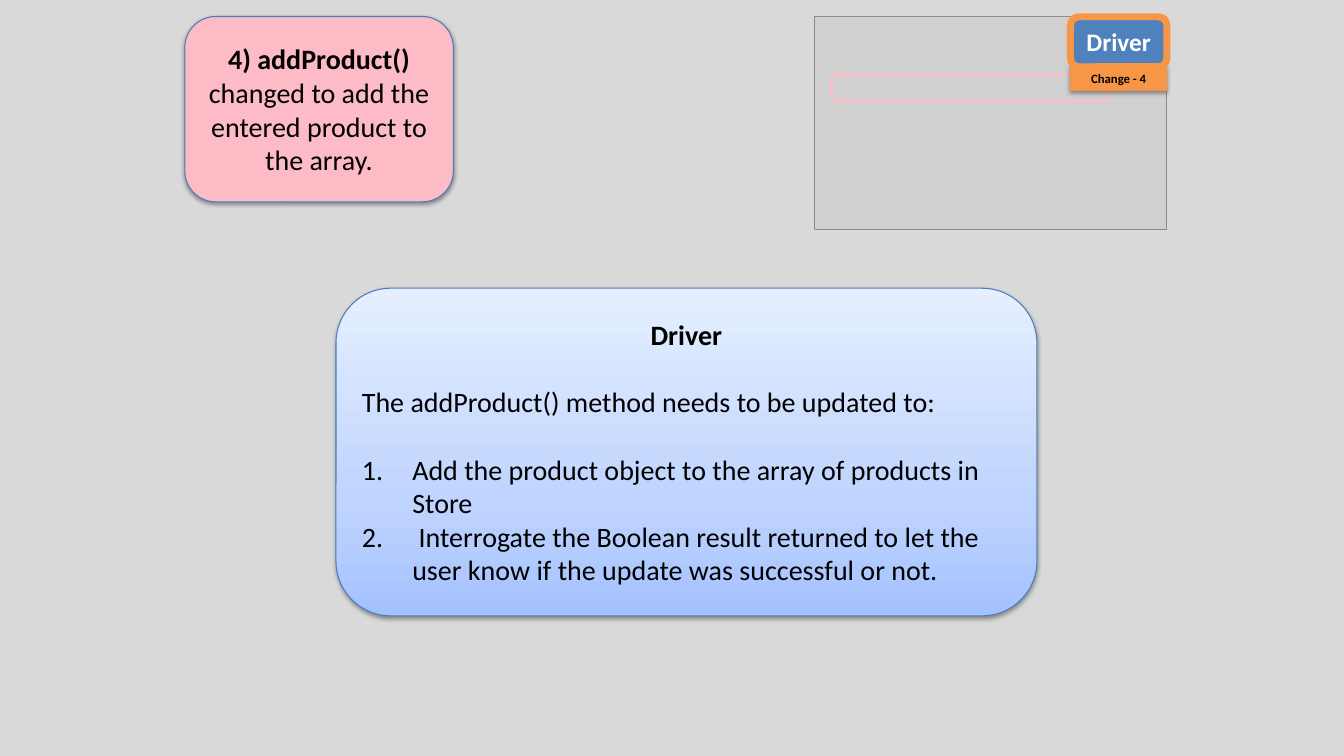
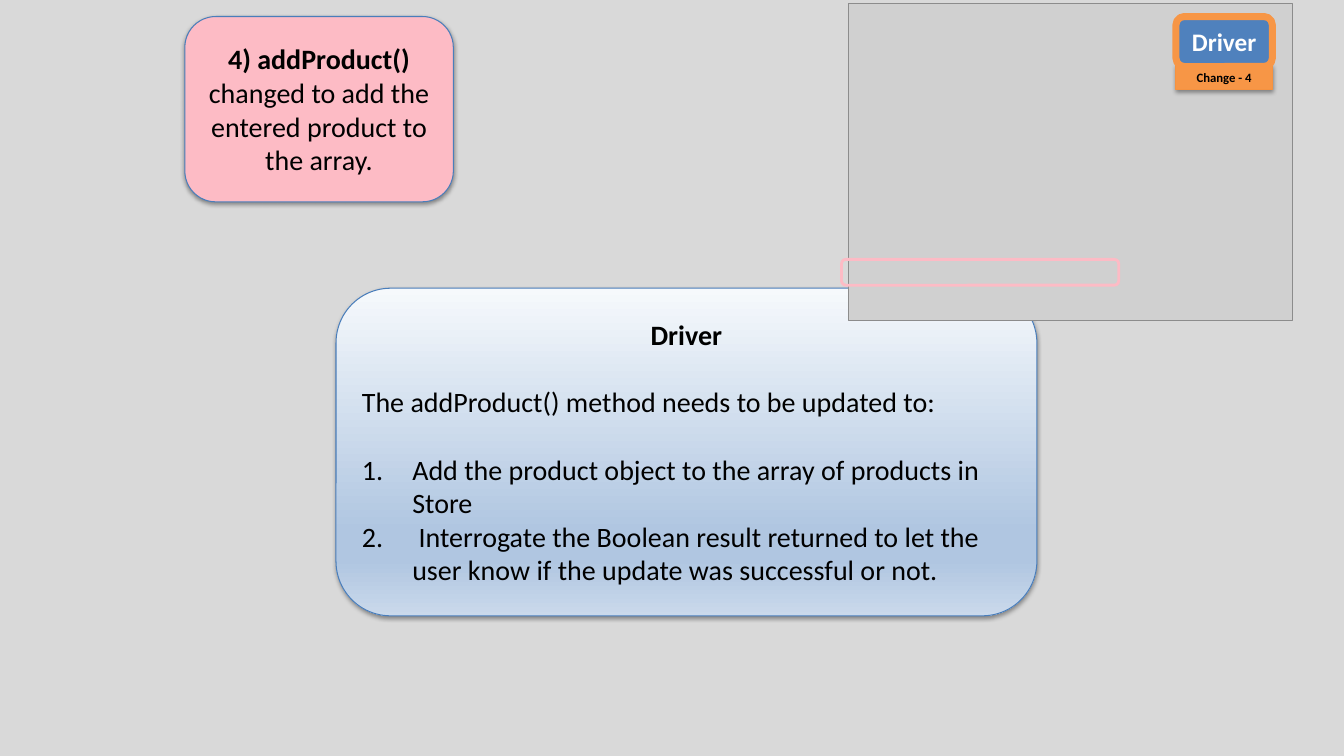
Before and after one commit to Programming-Fundamentals-SETU/prog-fund-1-sept-25, a slide deck: slide 17 of topic08-arrays-of-objects/unit-1/talk-3-array-product/c-array-product.pptx. Drawn at 1344x756 pixels with LibreOffice and Linux fonts; fonts in the diff are those of the drawing; grey boxes stand for pictures. Boxes give left, top, right and bottom in pixels: in the first picture for what was removed or moved away, otherwise in the second. Text is boxed around its words. In the diff, an @@ line names an element or a change of style, - is before the commit and + after.

```diff
--- a/topic08-arrays-of-objects/unit-1/talk-3-array-product/c-array-product.pptx
+++ b/topic08-arrays-of-objects/unit-1/talk-3-array-product/c-array-product.pptx
@@ picture removed at bbox=[815, 17, 1167, 231] @@
@@ picture added at bbox=[849, 4, 1293, 321] @@
@@ rounded rectangle "Driver": place and size @@
-rounded rectangle "Driver" at bbox=[1071, 17, 1168, 68]
+rounded rectangle "Driver" at bbox=[1177, 16, 1273, 67]
@@ rectangle "Change - 4": place and size @@
-rectangle "Change - 4" at bbox=[1071, 66, 1168, 91]
+rectangle "Change - 4" at bbox=[1177, 66, 1273, 91]
@@ rounded rectangle: place and size @@
-rounded rectangle at bbox=[832, 75, 1109, 101]
+rounded rectangle at bbox=[842, 259, 1119, 285]
@@ rounded rectangle "Driver" at bbox=[336, 288, 1036, 616]: fill gradient #A4C4FF to #BFD4FF to #E6EEFF to gradient #F6F9FC to #B0C6E1 to #CAD9EB @@
```
Also in this commit, not shown: 13 other slides changed, 25 other files.
